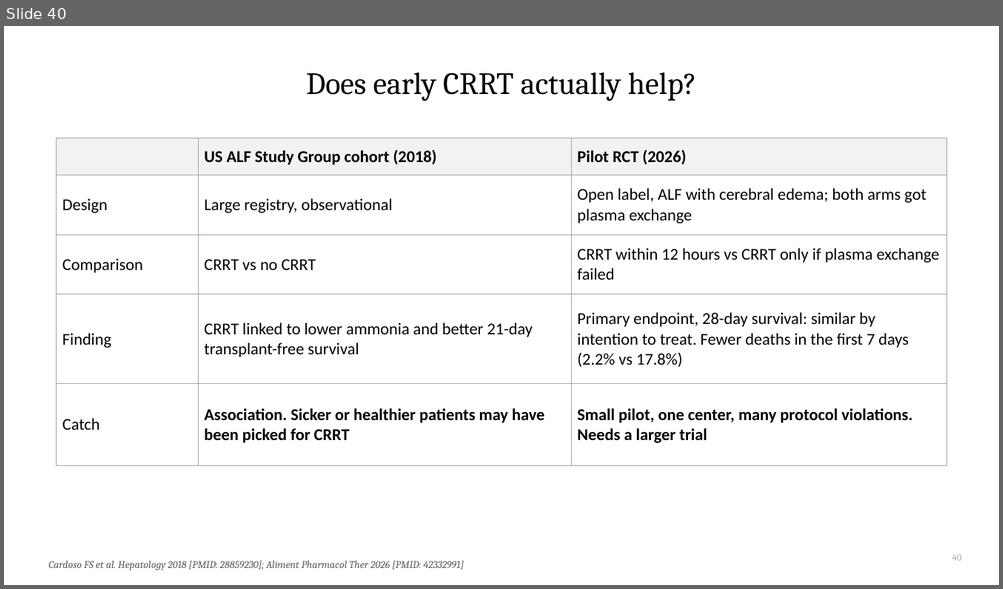
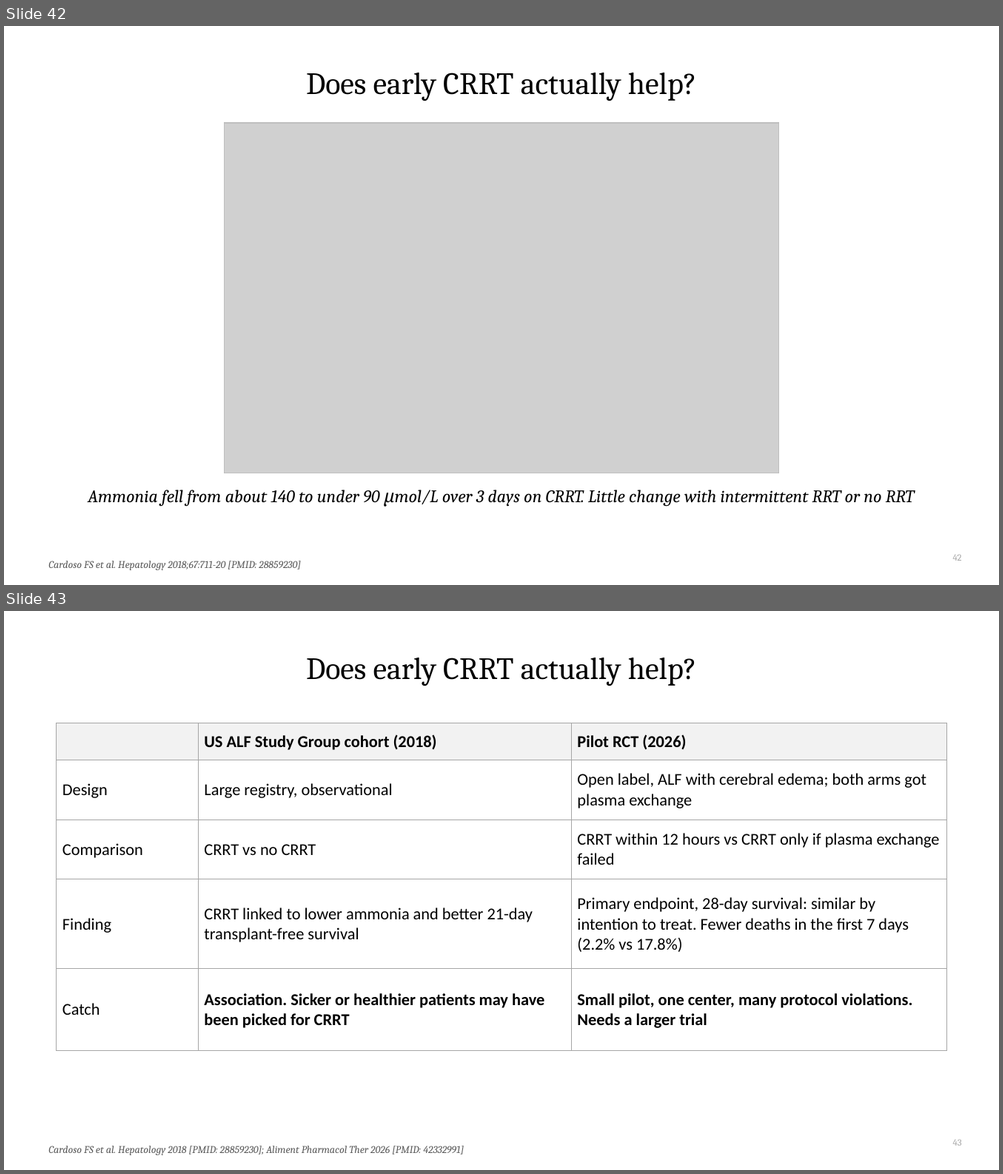
Before and after one commit to qaddodi/mohammad-almeqdadi-lectures, a slide deck: lectures/acute-liver-failure-aclf-in-icu/ALF and ACLF in the ICU.pptx. Shown one above the other, each under a label of ours: slide 40 before the commit, slides 42 and 43 after it. The pictures are 1003x589 and 1003x1174 pixels, drawn with LibreOffice and Linux fonts; fonts in the diff are those of the drawing; grey boxes stand for pictures. Boxes give left, top, right and bottom in pixels: in the first picture for what was removed or moved away, otherwise in the second. Text is boxed around its words. In the diff, an @@ line names an element or a change of style, - is before the commit and + after.

```diff
--- a/lectures/acute-liver-failure-aclf-in-icu/ALF and ACLF in the ICU.pptx
+++ b/lectures/acute-liver-failure-aclf-in-icu/ALF and ACLF in the ICU.pptx
@@ slide 42 added at (x1=4, y1=26, x2=999, y2=585), background #FFFFFF @@
@@ title added at (x1=306, y1=72, x2=697, y2=101), 30 pt, text #000000 @@
+Does early CRRT actually help?
@@ picture added at (x1=224, y1=123, x2=779, y2=474) @@
@@ rectangle added at (x1=224, y1=123, x2=779, y2=474), outline #BFBFBF 0.75 pt @@
@@ text added at (x1=88, y1=490, x2=914, y2=506), 17 pt, text #000000, italic @@
+Ammonia fell from about 140 to under 90 μmol/L over 3 days on CRRT. Little change with intermittent RRT or no RRT
@@ page number added at (x1=953, y1=555, x2=962, y2=561), 9 pt, text #A6A6A6 @@
+42
@@ text added at (x1=48, y1=561, x2=301, y2=571), 10 pt, text #595959, italic @@
+Cardoso FS et al. Hepatology 2018;67:711-20 [PMID: 28859230]
@@ what was slide 40 is now slide 43 @@
@@ page number at (x1=953, y1=1140, x2=962, y2=1146): text changed @@
-40
+43
```
Also in this commit, not shown: 12 slides changed, 9 other slides added, 21 other files.
